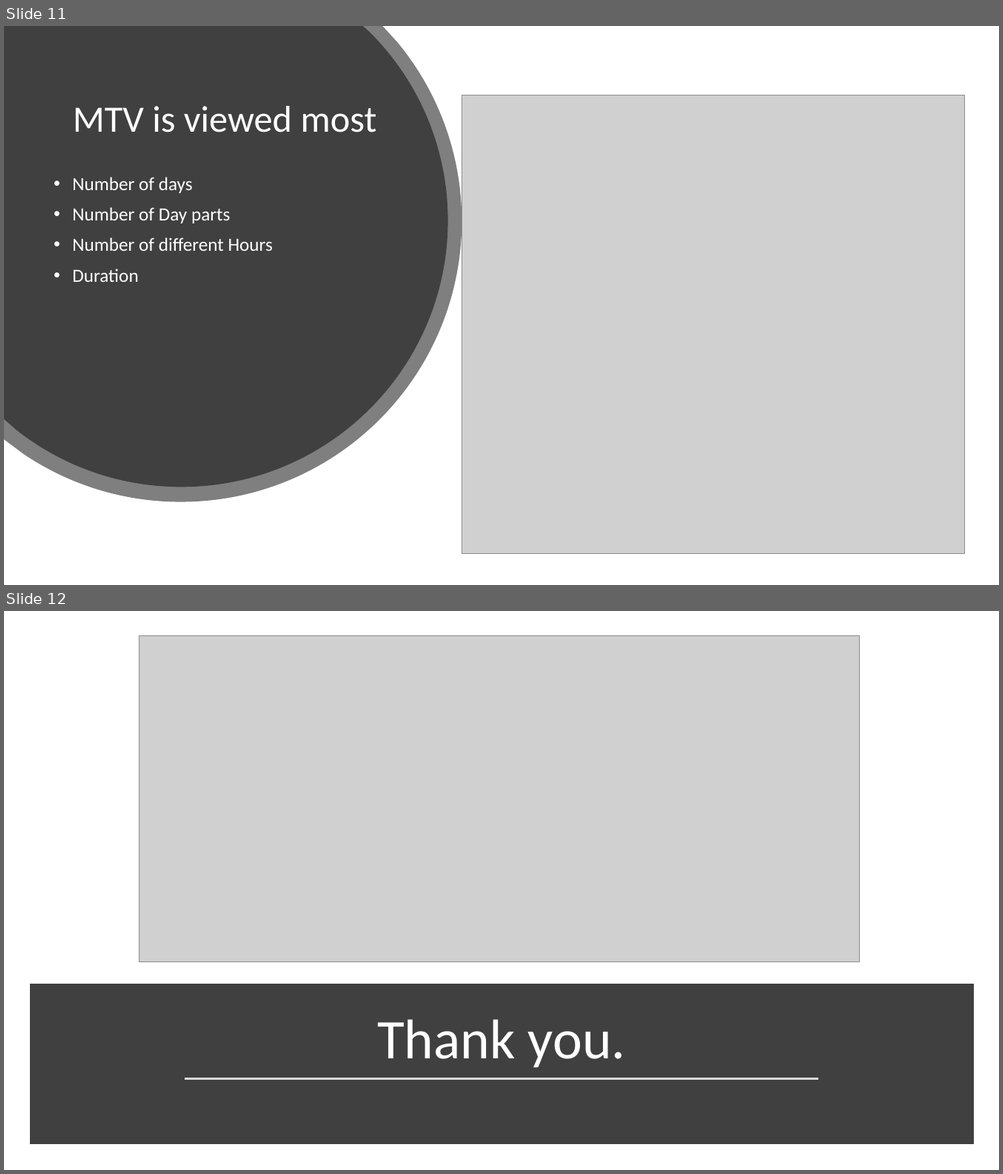
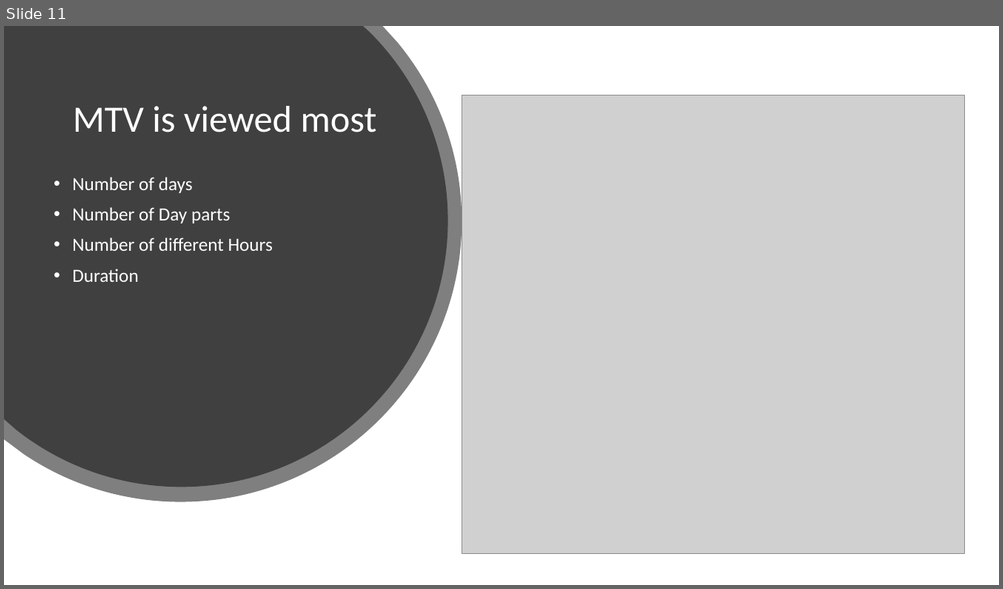
Before and after one commit to vkhetan/alexa_lost_its_voice, a slide deck: alexa_summary/alexa.pptx. Shown one above the other, each under a label of ours: slides 11 and 12 before the commit, slide 11 after it. The pictures are 1003x1174 and 1003x589 pixels, drawn with LibreOffice and Linux fonts; fonts in the diff are those of the drawing; grey boxes stand for pictures. Boxes give left, top, right and bottom in pixels: in the first picture for what was removed or moved away, otherwise in the second. Text is boxed around its words. In the diff, an @@ line names an element or a change of style, - is before the commit and + after.

```diff
--- a/alexa_summary/alexa.pptx
+++ b/alexa_summary/alexa.pptx
@@ slide 12 removed at [4, 611, 999, 1170], background #FFFFFF @@
@@ picture removed at [139, 636, 859, 963] @@
@@ rectangle removed at [34, 989, 968, 1140] @@
@@ title removed at [377, 1019, 626, 1068] @@
-Thank you.
@@ line removed from (185, 1079) to (819, 1079) @@
```
Also in this commit, not shown: 1 slide changed, 1 other file.
